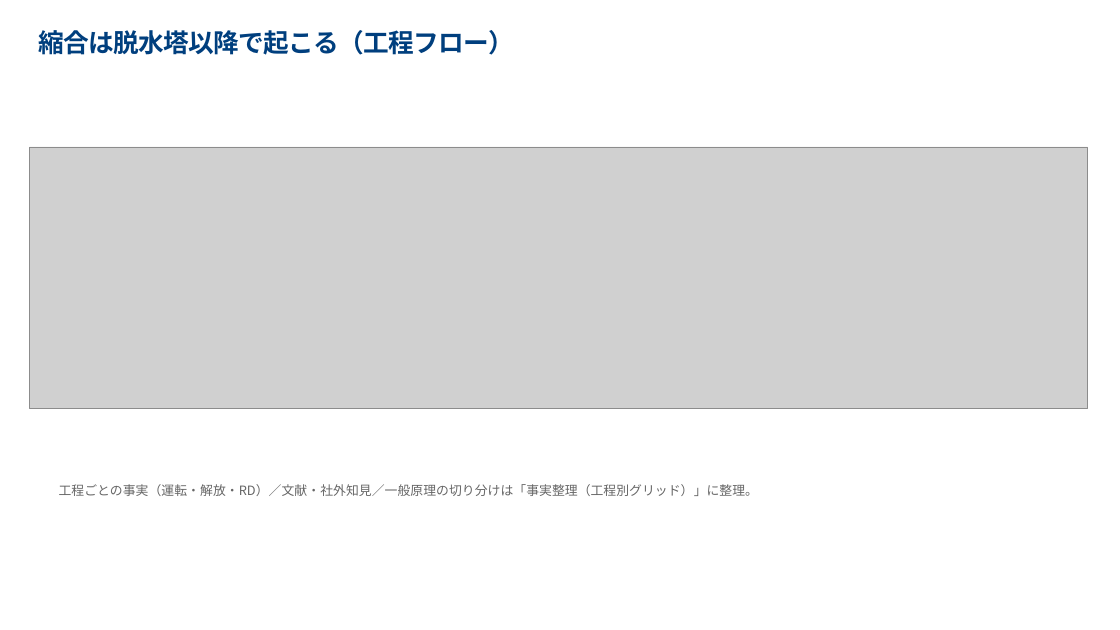
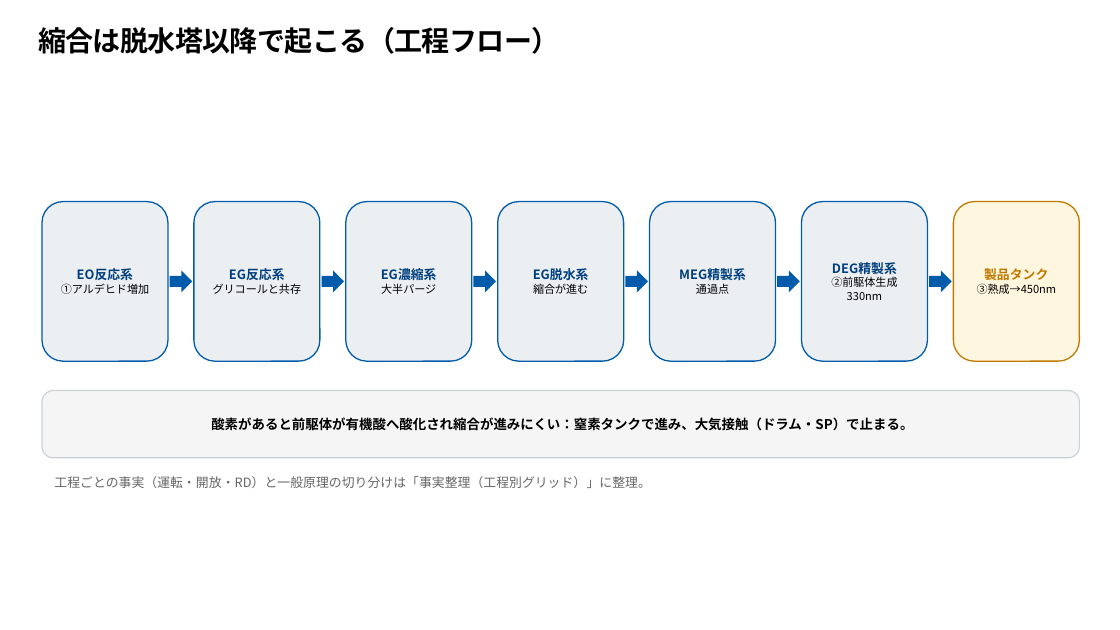
Before and after one commit to hiraoyosa-sys/Base, a slide deck: slide 6 of outputs/製品DEG色相悪化_対策会議.pptx. Drawn at 1120x630 pixels with LibreOffice and Linux fonts; fonts in the diff are those of the drawing; grey boxes stand for pictures. Boxes give left, top, right and bottom in pixels: in the first picture for what was removed or moved away, otherwise in the second. Text is boxed around its words. In the diff, an @@ line names an element or a change of style, - is before the commit and + after.

```diff
--- a/outputs/製品DEG色相悪化_対策会議.pptx
+++ b/outputs/製品DEG色相悪化_対策会議.pptx
@@ title "縮合は脱水塔以降で起こる（工程フロー）" at [38, 27, 559, 54]: size 22 to 24 pt, text colour #003F7E to #000000 @@
@@ picture removed at [29, 147, 1088, 409] @@
@@ rounded rectangle added at [42, 202, 168, 361], fill #EBEFF2, outline #005BAB 1.1 pt, 9.5 pt, text #000000 @@
+EO反応系
+①アルデヒド増加
@@ rounded rectangle added at [194, 202, 320, 361], fill #EBEFF2, outline #005BAB 1.1 pt, 9.5 pt, text #000000 @@
+EG反応系
+グリコールと共存
@@ rounded rectangle added at [346, 202, 472, 361], fill #EBEFF2, outline #005BAB 1.1 pt, 11 pt, text #003F7E, bold @@
+EG濃縮系
+大半パージ
@@ rounded rectangle added at [497, 202, 623, 361], fill #EBEFF2, outline #005BAB 1.1 pt, 11 pt, text #003F7E, bold @@
+EG脱水系
+縮合が進む
@@ rounded rectangle added at [649, 202, 776, 361], fill #EBEFF2, outline #005BAB 1.1 pt, 11 pt, text #003F7E, bold @@
+MEG精製系
+通過点
@@ rounded rectangle added at [802, 202, 928, 361], fill #EBEFF2, outline #005BAB 1.1 pt, 9.5 pt, text #000000 @@
+DEG精製系
+②前駆体生成
+330nm
@@ rounded rectangle added at [954, 202, 1080, 361], fill #FFF6E0, outline #C07A00 1.1 pt, 9.5 pt, text #000000 @@
+製品タンク
+③熟成→450nm
@@ right arrow added at [170, 271, 192, 292], fill #005BAB @@
@@ right arrow added at [322, 271, 344, 292], fill #005BAB @@
@@ right arrow added at [474, 271, 497, 292], fill #005BAB @@
@@ right arrow added at [626, 271, 649, 292], fill #005BAB @@
@@ right arrow added at [777, 271, 800, 292], fill #005BAB @@
@@ right arrow added at [929, 271, 952, 292], fill #005BAB @@
@@ rounded rectangle added at [42, 391, 1080, 458], fill #F5F5F5, outline #C9D2D8 1 pt, 11.5 pt, text #000000, bold @@
+酸素があると前駆体が有機酸へ酸化され縮合が進みにくい：窒素タンクで進み、大気接触（ドラム・SP）で止まる。
@@ text at [54, 476, 650, 488]: text changed @@
-工程ごとの事実（運転・解放・RD）／文献・社外知見／一般原理の切り分けは「事実整理（工程別グリッド）」に整理。
+工程ごとの事実（運転・開放・RD）と一般原理の切り分けは「事実整理（工程別グリッド）」に整理。
```
Also in this commit, not shown: 13 other slides changed, 1 slide added, 9 other files.
